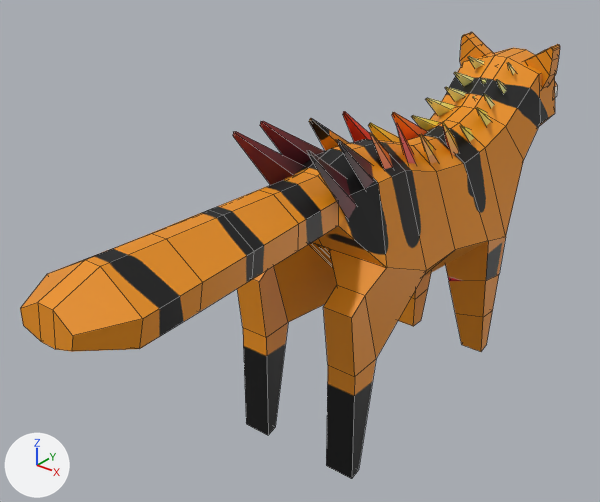
The FBX model SCP/Assets/3D/Assets/cat.fbx, before and after one commit.
Camera for both pictures: a camera (50 mm lens) standing at (0.0942, -0.1462, 0.1215) and looking at (-0.0112, -0.0144, 0.0398). The lights are fixed; the arrows at lower left show +X, +Y and +Z. Mesh edges are drawn as thin lines. Where no turn or scale is listed for an object, it has been applied to the vertices.
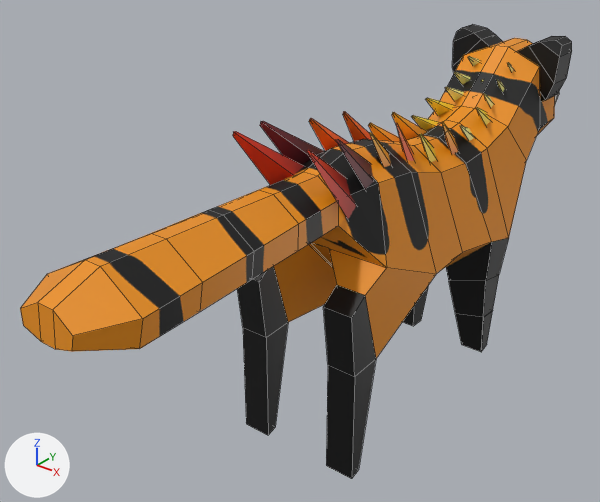
The newer file is also turned or shifted as a whole; pictures and numbers use the older file's frame.

What changed in the scene script:
```text
Change img_cattexture_png:
    img_cattexture_png: load_image('cattexture.png', '../../cattexture.png', 2048, 2048, 'sRGB') -> load_image('cattexture.png', '../../Textures/cattexture.png', 2048, 2048, 'sRGB')
Change mat_lambert2:
    mat_lambert2.texture: img_cattexture_png -> img_cattexture_png  # not seen -> with its transparency
Add me_mesh_1:
    me_mesh_1.from_pydata(...)  # 20 vertices, 18 faces; spans x 0.038..0.0521, y 0.0143..0.0221, z 0.0768..0.0936
    me_mesh_1.materials.append(mat_lambert2)  # picture img_cattexture_png
Add me_mesh_002_1:
    me_mesh_002_1.from_pydata(...)  # 461 vertices, 402 faces; spans x 0.0347..0.0702, y -0.078..0.0358, z 0.0141..0.0908
    me_mesh_002_1.materials.append(mat_lambert2)  # picture img_cattexture_png
Add me_mesh_001_1:
    me_mesh_001_1.from_pydata(...)  # 20 vertices, 18 faces; spans x 0.0539..0.068, y 0.0143..0.0221, z 0.0768..0.0936
    me_mesh_001_1.materials.append(mat_lambert2)  # picture img_cattexture_png
Remove ob_polysurface6:
    ob_polysurface6 = bpy.data.objects.new('polySurface6', me_mesh_003)
    ob_polysurface6.location = (-0.0523, 0.0404, -0.0149)
Remove ob_polysurface1:
    ob_polysurface1 = bpy.data.objects.new('polySurface1', me_mesh)
    ob_polysurface1.location = (-0.0523, 0.0404, -0.0149)
Remove ob_polysurface3:
    ob_polysurface3 = bpy.data.objects.new('polySurface3', me_mesh_001)
    ob_polysurface3.location = (-0.0523, 0.0404, -0.0149)
Add ob_ear_r:
    ob_ear_r = bpy.data.objects.new('ear_R', me_mesh_1)
    ob_ear_r.location = (-0.0523, 0.0404, -0.0149)
Add ob_cat_body:
    ob_cat_body = bpy.data.objects.new('cat_body', me_mesh_002_1)
    ob_cat_body.location = (-0.0523, 0.0404, -0.0149)
Add ob_ear_l:
    ob_ear_l = bpy.data.objects.new('ear_L', me_mesh_001_1)
    ob_ear_l.location = (-0.0523, 0.0401, -0.0148)
```

Changed parts and their boxes (x1, y1, x2, y2) in the pictures (600 x 502 px):
'cat_body', added: after (233, 38, 559, 479)
'polySurface6', deleted (brown): before (233, 48, 558, 479)
'ear_L', added (black): after (517, 36, 572, 101)
'ear_R', added (black): after (452, 24, 503, 72)
'polySurface1', deleted (orange): before (523, 44, 560, 89)
'polySurface3', deleted (orange): before (460, 32, 493, 65)
